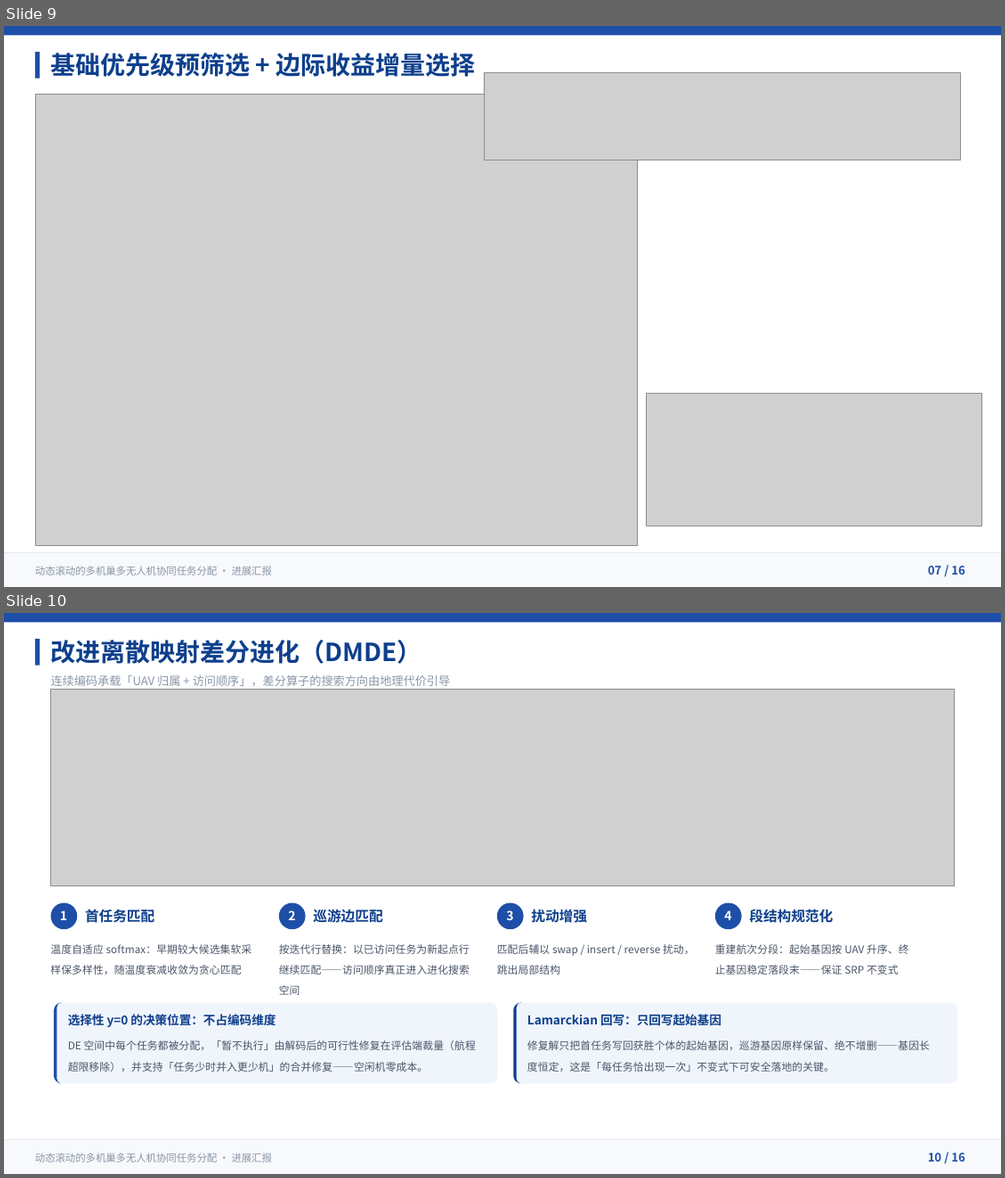
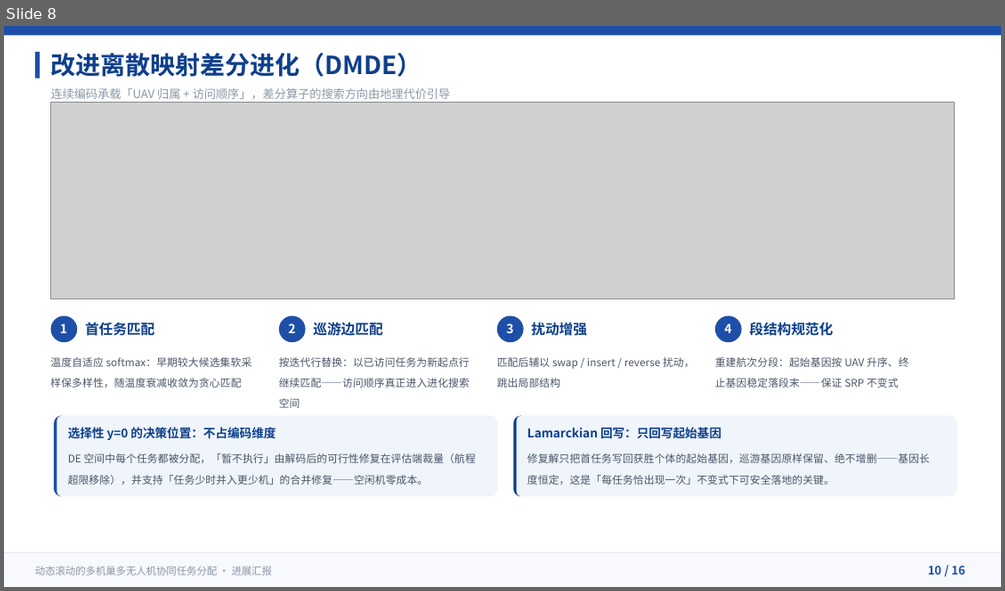
Before and after one commit to 909347194/ExperimentForGraduation, a slide deck: UAV协同任务分配方法-进展汇报/UAV协同任务分配方法-进展汇报.pptx. Shown one above the other, each under a label of ours: slides 9 and 10 before the commit, slide 8 after it. The pictures are 1005x1178 and 1005x591 pixels, drawn with LibreOffice and Linux fonts; fonts in the diff are those of the drawing; grey boxes stand for pictures. Boxes give left, top, right and bottom in pixels: in the first picture for what was removed or moved away, otherwise in the second. Text is boxed around its words. In the diff, an @@ line names an element or a change of style, - is before the commit and + after.

```diff
--- a/UAV协同任务分配方法-进展汇报/UAV协同任务分配方法-进展汇报.pptx
+++ b/UAV协同任务分配方法-进展汇报/UAV协同任务分配方法-进展汇报.pptx
@@ slide 9 removed at (4, 26, 1001, 587), background #FFFFFF @@
@@ rectangle removed at (4, 26, 1001, 35) @@
@@ rectangle removed at (35, 52, 40, 78) @@
@@ text removed at (51, 53, 476, 77) @@
-基础优先级预筛选 + 边际收益增量选择
@@ picture removed at (484, 72, 961, 160) @@
@@ picture removed at (35, 94, 638, 546) @@
@@ picture removed at (647, 393, 982, 525) @@
@@ rectangle removed at (4, 553, 1001, 587) @@
@@ freeform shape removed at (4, 553, 1001, 587) @@
@@ text removed at (35, 565, 272, 575) @@
-动态滚动的多机巢多无人机协同任务分配 · 进展汇报
@@ text removed at (928, 565, 965, 574) @@
-07 / 16
@@ what was slide 10 is now slide 8 @@
```
Also in this commit, not shown: 2 slides changed, 2 other slides removed, 4 other files.
